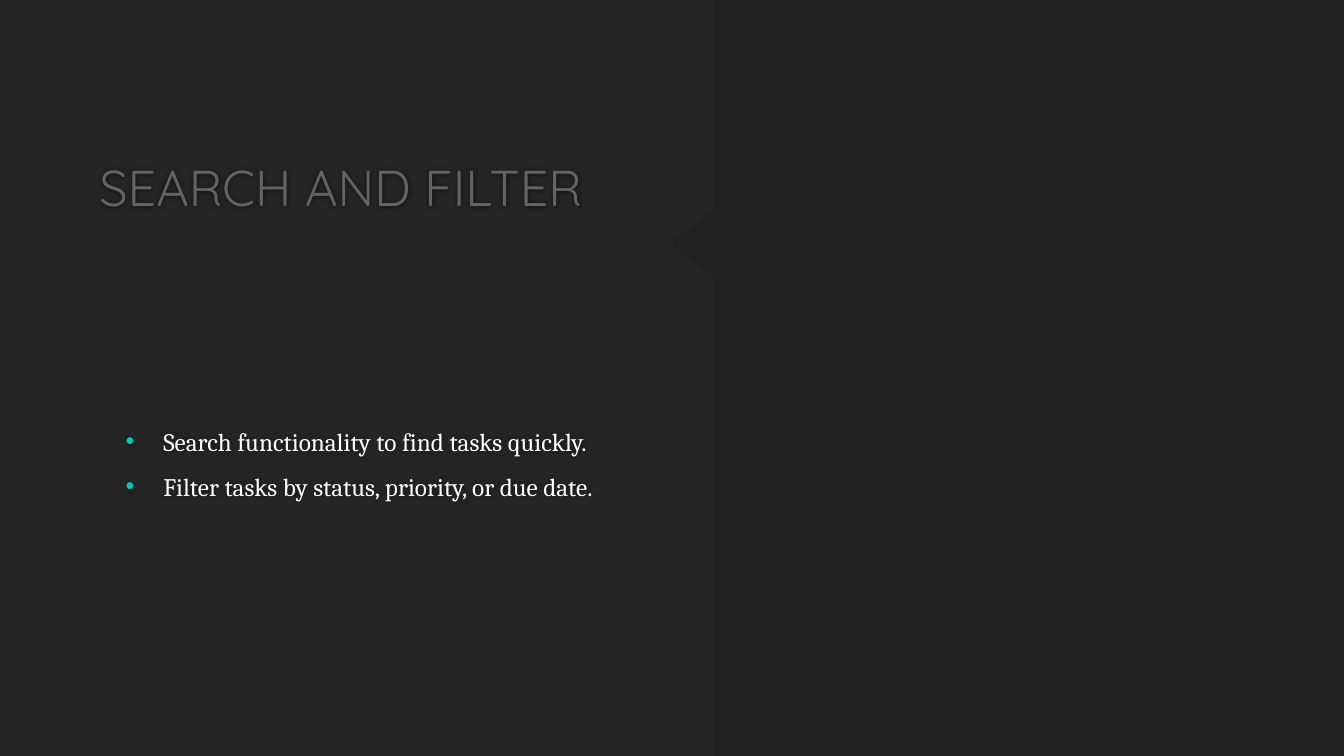
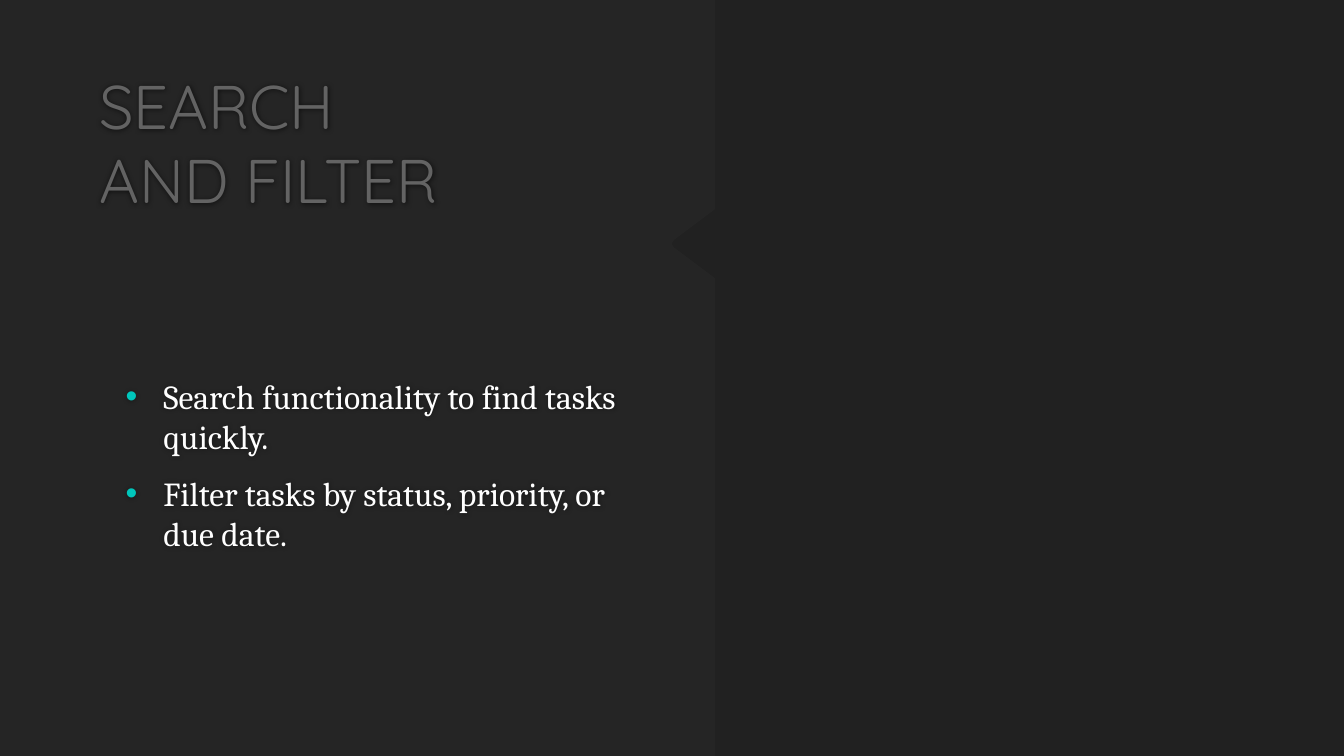
Before and after one commit to BadrGello/Task-Management-App, a slide deck: slide 8 of Documents/HCI Project Proposal.pptx. Drawn at 1344x756 pixels with LibreOffice and Linux fonts; fonts in the diff are those of the drawing; background and template pictures are left out. Boxes give left, top, right and bottom in pixels: in the first picture for what was removed or moved away, otherwise in the second. Text is boxed around its words. In the diff, an @@ line names an element or a change of style, - is before the commit and + after.

Commit message:
change the font and the study techniques

```diff
--- a/Documents/HCI Project Proposal.pptx
+++ b/Documents/HCI Project Proposal.pptx
@@ title "SEARCH AND FILTER" at [99, 86, 438, 203]: size 36 to 44 pt @@
@@ text "Search functionality to find tasks ..." at [163, 385, 615, 547]: size 18 to 24 pt; more space between paragraphs @@
```
Also in this commit, not shown: 11 other slides changed.
